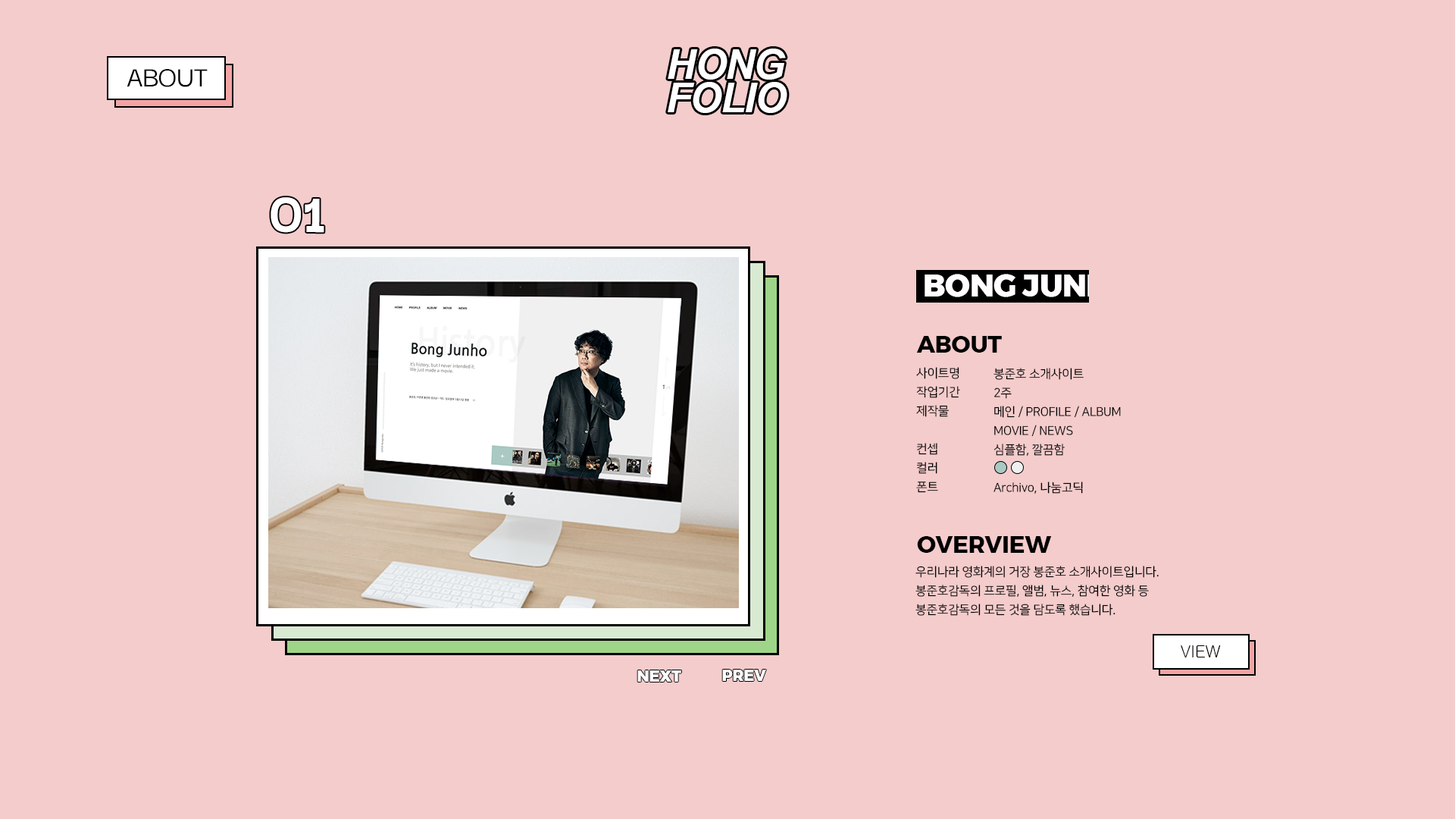
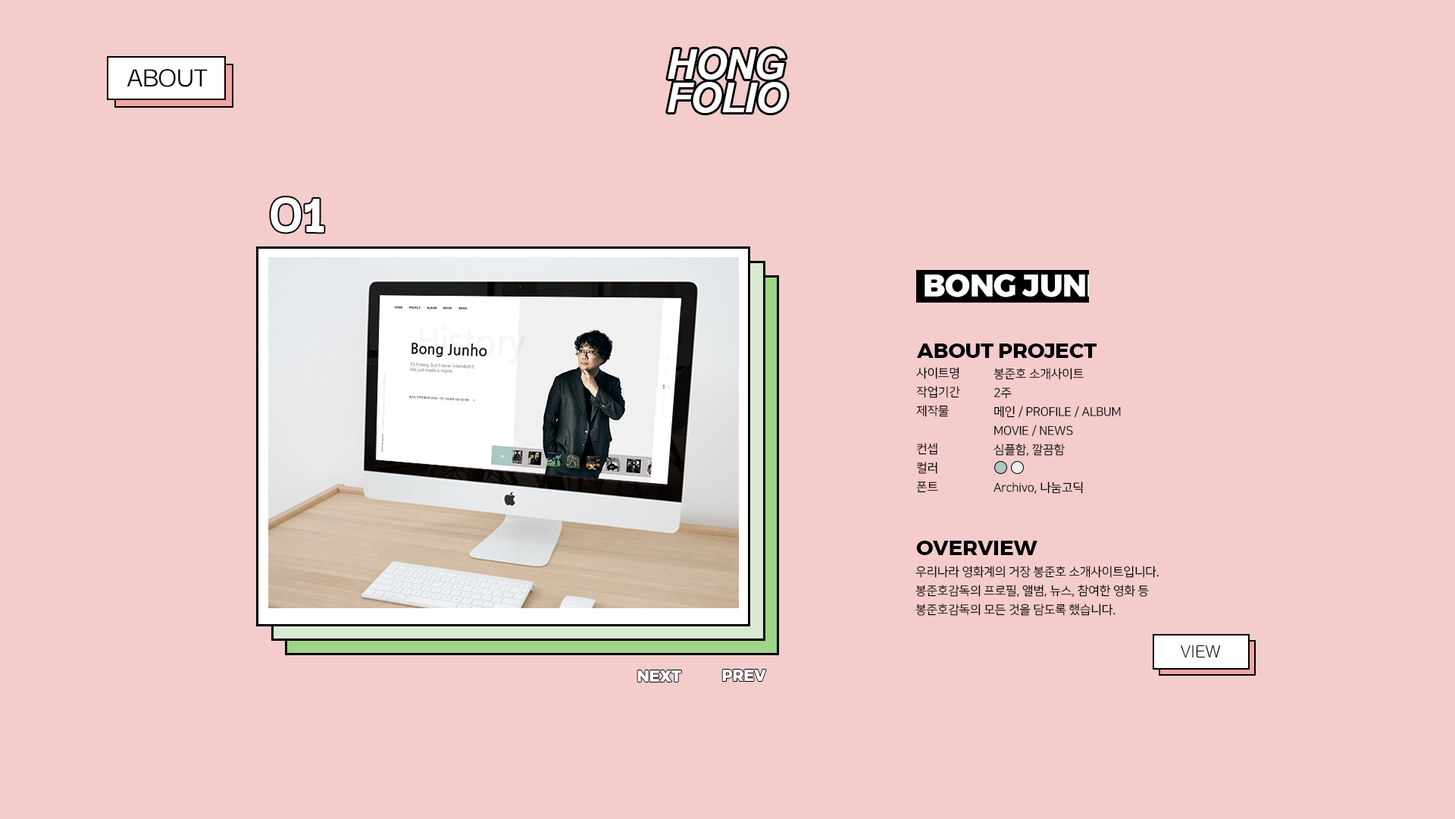
Layered file, before and after one edit (1455x819). Changes by layer:
renamed "ABOUT" to "ABOUT PROJECT", painted on it over [916, 335, 1097, 358]
painted on "OVERVIEW" over [916, 535, 1053, 555]
